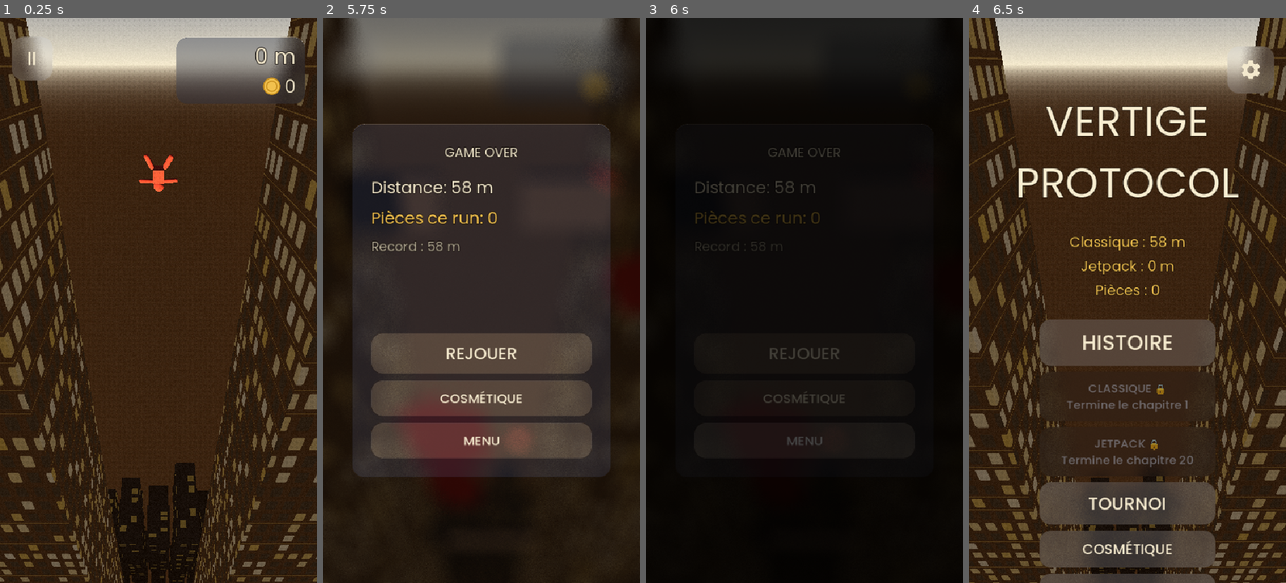
Above: before the commit, frames 1-4 (left to right).
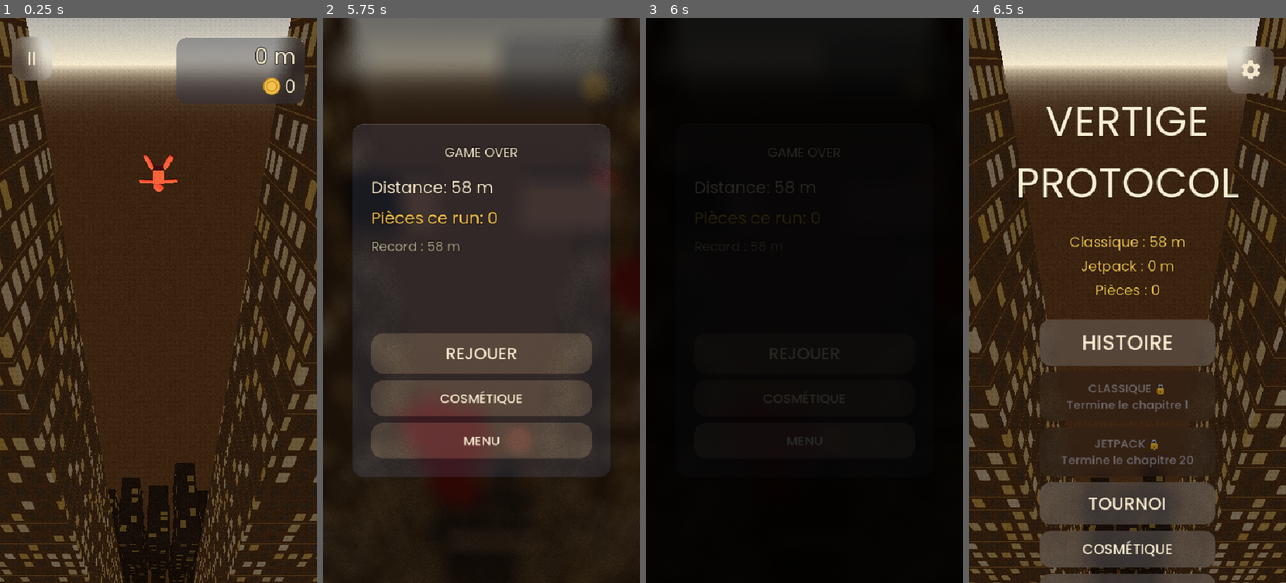
Above: after the commit, the same moments.

Repository: quvntvn/Hyperdive
Game: Godot game, scene res://scenes/game/main_game.tscn
The game is run twice, just before and just after one commit, with the same random seed, the same clock (stepped at 60 frames per second) and the same inputs. This scene is started directly instead of the project's main scene.
Inputs (mouse positions are in pixels of both pictures, inside the frame that each line leads up to):
- Up to frame 1 (0.25 s): no input
- Up to frame 2 (5.75 s): tap Enter at 0.5 s; move the mouse to (551, 272) at 0.52 s; hold D (move_right) 0.53-1.25 s; tap 1 at 0.6, 5.1 s; click (551, 272) at 0.67 s; drag from (418, 328) to (465, 413) at 1.27 s; move the mouse to (513, 176) at 2.02 s; hold D (move_right) 2.03-2.75 s; tap U at 2.1 s; drag from (465, 413) to (386, 215) at 2.77 s; move the mouse to (576, 385) at 3.52 s; hold A (move_left) 3.53-4.25 s; tap 2 at 3.6 s; drag from (386, 215) to (433, 159) at 4.27 s; move the mouse to (497, 300) at 5.02 s; hold S from 5.03 s (still down); click (497, 300) at 5.17 s
- Up to frame 3 (6 s): release S at 5.75 s; click "MENU" at 5.75 s
- Up to frame 4 (6.5 s): no input

Frames 1-2 are identical in both runs. In frame 3, 0.1% of the frame differs, in the area x 15-61%, y 23-76%; in frame 4, nothing differs.

Commit message:
feat(campagne): victoire -> fondu 1s -> histoire -> pop-up reussite+pieces par-dessus
Fondu au noir de victoire adouci (~1s via change_scene SINE) au lieu de 0.25s sec.

Reordonne le flux de victoire : on ne montre plus le pop-up "Chapitre reussi"
en jeu. Victoire -> fondu 1s -> carte + lecteur (outro) -> CONTINUER -> pop-up
"Chapitre reussi" + pieces PAR-DESSUS la carte -> son bouton ferme (retour carte).

Les pieces sont creditees UNE seule fois a la victoire (Story.complete_chapter) ;
le pop-up ne fait que les AFFICHER (pas de double comptage). Le ch.1 "2028"
(mort = reussite) garde son flux sombre : outro sans pop-up triomphant
(player.gd pose pending_outro mais PAS pending_reward).

- scene_transition: change_scene(path, fade_out, fade_in) + fondu SINE
- main_game: victoire -> complete_chapter + pending_outro/pending_reward + change_scene(1s)
- story: nouvel etat pending_reward (reset dans clear)
- chapter_reader: signal outro_closed emis a la fermeture de l'outro
- main_menu: enchaine le pop-up recompense apres l'outro (ou direct si pas d'outro)
- chapter_end_screen: etat "victory" -> "reward" (menu, affichage seul, bouton ferme)
- main_menu.tscn: instance ChapterEndScreen (layer 11, au-dessus de la carte)

Co-Authored-By: Claude Opus 4.8 <noreply@anthropic.com>

Diff:
--- a/hyperdive/scenes/ui/main_menu.tscn
+++ b/hyperdive/scenes/ui/main_menu.tscn
@@ -7,6 +7,7 @@
 [ext_resource type="PackedScene" path="res://scenes/ui/coop_config_screen.tscn" id="CoopConfigScene"]
 [ext_resource type="PackedScene" path="res://scenes/ui/campaign_screen.tscn" id="CampaignScene"]
 [ext_resource type="PackedScene" path="res://scenes/ui/chapter_reader.tscn" id="ReaderScene"]
+[ext_resource type="PackedScene" path="res://scenes/ui/chapter_end_screen.tscn" id="ChapterEndScene"]
 [ext_resource type="PackedScene" path="res://scenes/gameplay/corridor_walls.tscn" id="CorridorWallsScene"]
 [ext_resource type="PackedScene" path="res://scenes/effects/post_process.tscn" id="PostProcessScene"]
 [ext_resource type="Script" path="res://scripts/ui/menu_camera.gd" id="MenuCameraScript"]
@@ -183,3 +184,6 @@
 [node name="CampaignScreen" parent="." instance=ExtResource("CampaignScene")]
 
 [node name="ChapterReader" parent="." instance=ExtResource("ReaderScene")]
+
+[node name="ChapterEndScreen" parent="." instance=ExtResource("ChapterEndScene")]
+layer = 11
--- a/hyperdive/scripts/autoload/scene_transition.gd
+++ b/hyperdive/scripts/autoload/scene_transition.gd
@@ -9,18 +9,20 @@
 	$Overlay.color = Color(0, 0, 0, 0)
 	$Overlay.mouse_filter = Control.MOUSE_FILTER_IGNORE
 
-func change_scene(path: String) -> void:
+# `fade_out` permet un fondu au noir plus DOUX que le défaut (ex. victoire de chapitre : ~1 s
+# au lieu de 0,25 s, le défaut restant inchangé pour tous les autres appelants).
+func change_scene(path: String, fade_out: float = FADE_DURATION, fade_in: float = FADE_DURATION) -> void:
 	if _is_transitioning:
 		return
 	_is_transitioning = true
 	$Overlay.mouse_filter = Control.MOUSE_FILTER_STOP
 	var t1 := create_tween()
-	t1.tween_property($Overlay, "color:a", 1.0, FADE_DURATION).set_trans(Tween.TRANS_LINEAR)
+	t1.tween_property($Overlay, "color:a", 1.0, fade_out).set_trans(Tween.TRANS_SINE)
 	await t1.finished
 	get_tree().change_scene_to_file(path)
 	await get_tree().process_frame
 	var t2 := create_tween()
-	t2.tween_property($Overlay, "color:a", 0.0, FADE_DURATION).set_trans(Tween.TRANS_LINEAR)
+	t2.tween_property($Overlay, "color:a", 0.0, fade_in).set_trans(Tween.TRANS_LINEAR)
 	await t2.finished
 	$Overlay.mouse_filter = Control.MOUSE_FILTER_IGNORE
 	_is_transitioning = false
--- a/hyperdive/scripts/autoload/story.gd
+++ b/hyperdive/scripts/autoload/story.gd
@@ -131,6 +131,9 @@
 var active_chapter: int = 0             # chapitre en cours de jeu (0 = aucun)
 var dodged: int = 0                     # esquives du run courant (objectif "dodge"), NON gaté
 var pending_outro: int = 0              # chapitre dont l'outro reste à lire au retour menu (0 = aucun)
+var pending_reward: int = 0             # chapitre dont le pop-up "réussite + pièces" reste à AFFICHER
+                                        # au menu (après l'outro). 0 = aucun. NON posé par le ch.1
+                                        # "2028" (mort = réussite) → pas de pop-up triomphant.
 
 # Démarre un chapitre jouable : pose le contexte campagne + le mode de jeu, puis le main_game
 # lit Story.objective(). Mode "jetpack" pour un chapitre jetpack, "infinite" pour la chute
@@ -243,3 +246,6 @@
 	active = false
 	active_chapter = 0
 	dodged = 0
+	# pending_outro / pending_reward sont consommés explicitement par le menu (remis à 0 avant
+	# clear) ; on les remet à zéro ici aussi par sécurité (abandon de chapitre sans les lire).
+	pending_reward = 0
--- a/hyperdive/scripts/gameplay/main_game.gd
+++ b/hyperdive/scripts/gameplay/main_game.gd
@@ -140,24 +140,22 @@
 	_success_handled = true
 	var player := $Player as PlayerController
 	player.complete_run()   # fige le run (invincible, stats stoppées), le perso file encore
-	# Un court instant de chute libre puis FONDU NOIR : la simulation coupe net — pas
-	# d'atterrissage héroïque (l'ancien parachute ne collait plus au ton de l'histoire).
+	# Un court instant de chute libre, puis on quitte vers la carte. La simulation coupe net —
+	# pas d'atterrissage héroïque (l'ancien parachute ne collait plus au ton de l'histoire).
 	await get_tree().create_timer(0.5).timeout
-	await Transition.fade_to_black()
 	Audio.stop_whoosh()
 	Audio.stop_jetpack()
 	var n: int = Story.active_chapter
 	var ch: Dictionary = Story.get_chapter(n)
-	var reward: int = Story.chapter_reward(n)
-	Story.complete_chapter(n)      # crédite pièces + déblocages + avance la progression
-	var has_outro: bool = ch.get("text_when", "before") == "after"
-	var screen := get_tree().get_first_node_in_group("chapter_end_screen")
-	if screen:
-		# L'écran de victoire (inchangé) apparaît pendant que le noir se dissipe.
-		screen.show_victory(n, reward, has_outro)
-		Transition.fade_from_black()
-	else:
-		# Repli théorique (l'écran vit dans main_game.tscn) : on libère le verrou du fondu
-		# avant de naviguer, sinon change_scene serait ignoré.
-		await Transition.fade_from_black()
-		Transition.change_scene("res://scenes/ui/main_menu.tscn")
+	# Crédite les pièces UNE seule fois ici (+ déblocages + avance). Le pop-up de réussite
+	# affiché plus tard ne fait que MONTRER ce gain, il ne crédite rien.
+	Story.complete_chapter(n)
+	# Nouveau flux : on NE montre PLUS le pop-up "Chapitre réussi" en jeu. On va d'abord lire
+	# l'HISTOIRE (outro), puis le pop-up récompense s'affiche PAR-DESSUS au retour menu.
+	# pending_outro → la carte ouvre le lecteur en mode "outro" ; pending_reward → après le
+	# CONTINUER de l'outro, le pop-up récompense apparaît (retour carte ensuite).
+	if ch.get("text_when", "before") == "after":
+		Story.pending_outro = n
+	Story.pending_reward = n
+	# Fondu au noir DOUX (~1 s) avant le chargement de la carte (l'ancien fondu était trop sec).
+	Transition.change_scene("res://scenes/ui/main_menu.tscn", 1.0)
--- a/hyperdive/scripts/ui/chapter_end_screen.gd
+++ b/hyperdive/scripts/ui/chapter_end_screen.gd
@@ -1,18 +1,19 @@
 extends CanvasLayer
 class_name ChapterEndScreen
-# Overlay de fin de chapitre HISTOIRE, en surcouche sur le jeu (le décor reste derrière, flouté).
-# Deux états :
-#   VICTOIRE : "Chapitre réussi" + pièces gagnées + CONTINUER (→ outro si "after", sinon carte).
-#   ÉCHEC    : "Tu es tombé" + RÉESSAYER (relance le même chapitre) + RETOUR CAMPAGNE.
-# Échec = retry illimité doux : aucune stat, aucune perte (le chapitre n'est complété qu'en jeu,
-# sur objectif atteint — pas ici).
+# Overlay de fin de chapitre HISTOIRE. Deux états / deux contextes :
+#   RÉCOMPENSE (au MENU, par-dessus la carte) : "Chapitre réussi" + pièces gagnées + CONTINUER.
+#       Affiché APRÈS l'outro (nouvel ordre : niveau → histoire → pop-up réussite). Il n'AFFICHE
+#       que le gain — les pièces ont déjà été créditées à la victoire (Story.complete_chapter) —
+#       et son bouton ne fait que refermer le pop-up (retour carte). Pas de pause de l'arbre.
+#   ÉCHEC (en JEU, par-dessus le jeu) : "Tu es tombé" + RÉESSAYER (relance le même chapitre)
+#       + RETOUR CAMPAGNE. Retry illimité doux : aucune stat, aucune perte.
+# NB : le ch.1 "2028" (mort = réussite) ne déclenche PAS le pop-up récompense (flux sombre voulu).
 
 const GOLD: Color = Color(0.949, 0.757, 0.306)
 const CREAM: Color = Color(0.957, 0.914, 0.804)
 
 var _n: int = 0
-var _has_outro: bool = false
-var _mode: String = ""   # "victory" | "failure"
+var _mode: String = ""   # "reward" (menu) | "failure" (jeu)
 
 func _ready() -> void:
 	add_to_group("chapter_end_screen")
@@ -21,21 +22,24 @@
 	UIAnimations.wire_buttons(self)
 	UIAnimations.make_glass_panel($Content)
 
-func show_victory(n: int, reward: int, has_outro: bool) -> void:
+# Pop-up de réussite au MENU (par-dessus la carte), après l'outro. AFFICHE seulement le gain.
+func show_reward(n: int) -> void:
 	_n = n
-	_mode = "victory"
-	_has_outro = has_outro
+	_mode = "reward"
 	%TitleLabel.text = "CHAPITRE RÉUSSI"
 	%RewardLabel.visible = true
-	%RewardLabel.text = "+ " + UIAnimations.format_number(reward) + " pièces"
+	%RewardLabel.text = "+ " + UIAnimations.format_number(Story.chapter_reward(n)) + " pièces"
 	%PrimaryButton.text = "CONTINUER"
 	%SecondaryButton.visible = false
 	# Son triomphant de réussite (bus SFX, non ducké). Gaté par chapitre : un chapitre marqué
-	# "no_win_sfx" reste silencieux. Le ch.1 "descent" ne passe pas ici (mort = réussite → outro),
-	# donc l'impact "2028" n'est jamais accompagné de la fanfare.
+	# "no_win_sfx" reste silencieux.
 	if Story.chapter_plays_win_sfx(n):
 		Audio.play_level_complete()
-	_open()
+	# Contexte MENU : on N'arrête PAS l'arbre (la carte vit derrière, animée). On ne fait
+	# qu'ouvrir le pop-up par-dessus.
+	Audio.duck_music()
+	visible = true
+	UIAnimations.pop_in($Content, $Tint)
 
 func show_failure(n: int) -> void:
 	_n = n
@@ -59,14 +63,15 @@
 
 func _on_primary() -> void:
 	Audio.play_ui_click()
+	if _mode == "reward":
+		# Contexte MENU : on referme simplement le pop-up (la carte est déjà derrière). Pas de
+		# changement de scène, pas d'arbre en pause à relâcher.
+		Audio.unduck_music()
+		visible = false
+		return
+	# Échec (en jeu) : on relance le même chapitre (Story.active persiste) → retry illimité.
 	_leave_game()
-	if _mode == "failure":
-		Transition.reload_scene()   # même chapitre (Story.active persiste) → retry illimité
-		return
-	# Victoire : si le chapitre a un texte "after", on le lit (outro) au retour ; sinon carte directe.
-	if _has_outro:
-		Story.pending_outro = _n
-	Transition.change_scene("res://scenes/ui/main_menu.tscn")
+	Transition.reload_scene()
 
 func _on_secondary() -> void:
 	# Uniquement en échec : retour campagne sans réussir (le chapitre reste à refaire).
--- a/hyperdive/scripts/ui/chapter_reader.gd
+++ b/hyperdive/scripts/ui/chapter_reader.gd
@@ -13,6 +13,8 @@
 
 signal chapter_closed(n: int)   # émis après complétion d'une narration (carte reconstruite / menu rafraîchi)
 signal play_requested(n: int)   # JOUER sur un chapitre jouable → la carte lance le niveau
+signal outro_closed(n: int)     # émis quand l'outro (texte "after" post-victoire) est refermé →
+                                # le menu enchaîne le pop-up "Chapitre réussi" + pièces par-dessus
 
 const FADE_TIME: float = 0.3
 
@@ -136,7 +138,9 @@
 		"play_before":
 			await _request_play()   # JOUER → la carte lance le niveau (et fait la complétion à la victoire)
 		"outro":
-			await _close_only()     # texte déjà "complété" en jeu → simple retour carte
+			var on: int = _n
+			await _close_only()     # texte déjà "complété" en jeu → retour carte
+			outro_closed.emit(on)   # → le menu affiche le pop-up récompense par-dessus (si dû)
 		_:                          # "story" : narration → lire = compléter
 			await _complete_and_close()
 
--- a/hyperdive/scripts/ui/main_menu.gd
+++ b/hyperdive/scripts/ui/main_menu.gd
@@ -22,7 +22,7 @@
 	# plus derrière le flou de l'écran. On GARDE le décor 3D (ville défilante) : il vit dans le
 	# monde Node3D, pas dans MenuUI → le backdrop de l'écran continue de le flouter joliment.
 	# Piloté par visibility_changed (un seul point de vérité, gère ouverture ET fermeture).
-	for screen: CanvasLayer in [$ShopScreen, $SettingsScreen, $MissionsScreen, $CoopConfigScreen, $CampaignScreen, $ChapterReader]:
+	for screen: CanvasLayer in [$ShopScreen, $SettingsScreen, $MissionsScreen, $CoopConfigScreen, $CampaignScreen, $ChapterReader, $ChapterEndScreen]:
 		screen.visibility_changed.connect(_sync_menu_ui_visibility)
 
 	# Le bouton campagne ouvre la CARTE de l'HISTOIRE (campagne narrative 40 chapitres).
@@ -83,7 +83,7 @@
 # la réaffiche quand ils sont tous fermés. Le décor 3D reste visible (hors MenuUI).
 func _sync_menu_ui_visibility() -> void:
 	var any_open: bool = false
-	for screen: CanvasLayer in [$ShopScreen, $SettingsScreen, $MissionsScreen, $CoopConfigScreen, $CampaignScreen, $ChapterReader]:
+	for screen: CanvasLayer in [$ShopScreen, $SettingsScreen, $MissionsScreen, $CoopConfigScreen, $CampaignScreen, $ChapterReader, $ChapterEndScreen]:
 		if screen.visible:
 			any_open = true
 			break
@@ -106,18 +106,37 @@
 # chapitre courant ; si une outro est en attente (chapitre à texte "after" tout juste réussi),
 # l'affiche par-dessus en lecture seule. Puis coupe le contexte campagne.
 func _handle_story_return() -> void:
-	if not Story.active and Story.pending_outro <= 0:
+	if not Story.active and Story.pending_outro <= 0 and Story.pending_reward <= 0:
 		return
 	var outro: int = Story.pending_outro
+	var reward_n: int = Story.pending_reward   # chapitre dont le pop-up réussite reste à afficher
 	Story.pending_outro = 0
+	Story.pending_reward = 0
 	Story.clear()
 	var campaign := get_tree().get_first_node_in_group("campaign_screen")
 	if campaign:
 		campaign.open()
 	if outro > 0:
+		# Lit l'HISTOIRE (outro) d'abord ; à sa fermeture, le pop-up récompense s'affiche
+		# PAR-DESSUS la carte (nouvel ordre : niveau → histoire → pop-up réussite).
 		var reader := get_tree().get_first_node_in_group("chapter_reader")
 		if reader:
+			if reward_n > 0:
+				reader.outro_closed.connect(
+					func(_cn: int) -> void: _show_reward_popup(reward_n),
+					CONNECT_ONE_SHOT)
 			reader.open_chapter(outro, "outro")
+	elif reward_n > 0:
+		# Chapitre sans outro (cas théorique : tous les jouables sont "after" aujourd'hui) →
+		# pop-up récompense directement sur la carte.
+		_show_reward_popup(reward_n)
+
+# Pop-up "CHAPITRE RÉUSSI" + pièces, affiché PAR-DESSUS la carte au menu. Il n'AFFICHE que le
+# gain (déjà crédité à la victoire via Story.complete_chapter) ; son bouton referme le pop-up.
+func _show_reward_popup(n: int) -> void:
+	var screen := get_tree().get_first_node_in_group("chapter_end_screen")
+	if screen:
+		screen.show_reward(n)
 
 # Rafraîchit les boutons de mode + stats après une complétion de chapitre (la carte appelle
 # ça quand un chapitre débloque Classique (ch.1) ou Jetpack (ch.20)). Le menu reste chargé
Not shown: 1 places in hyperdive/scenes/ui/main_menu.tscn that only renumber resources
Not shown, changed: apk/Hyperdive.apk
Not shown, changed: apk/Hyperdive.apk.idsig
